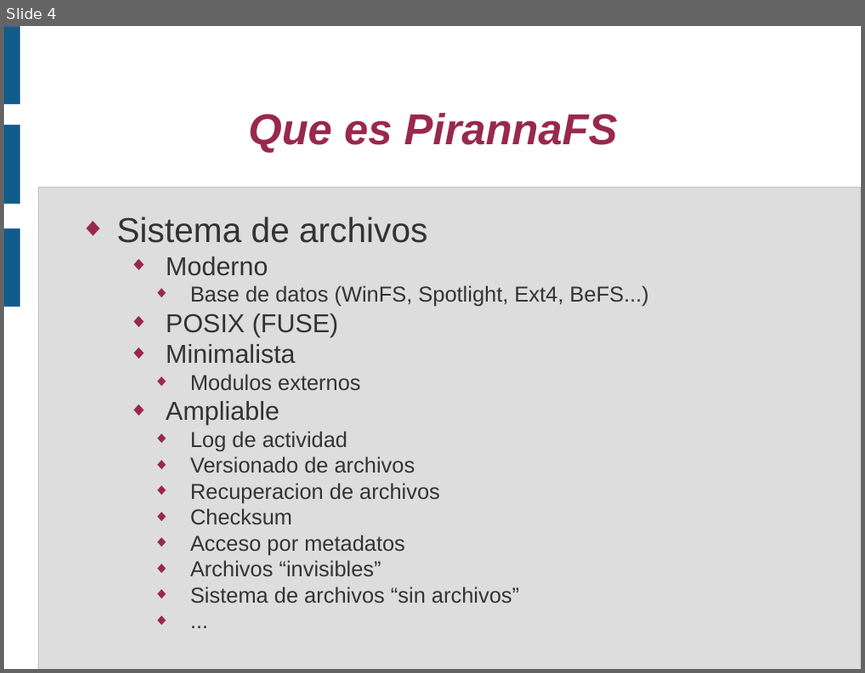
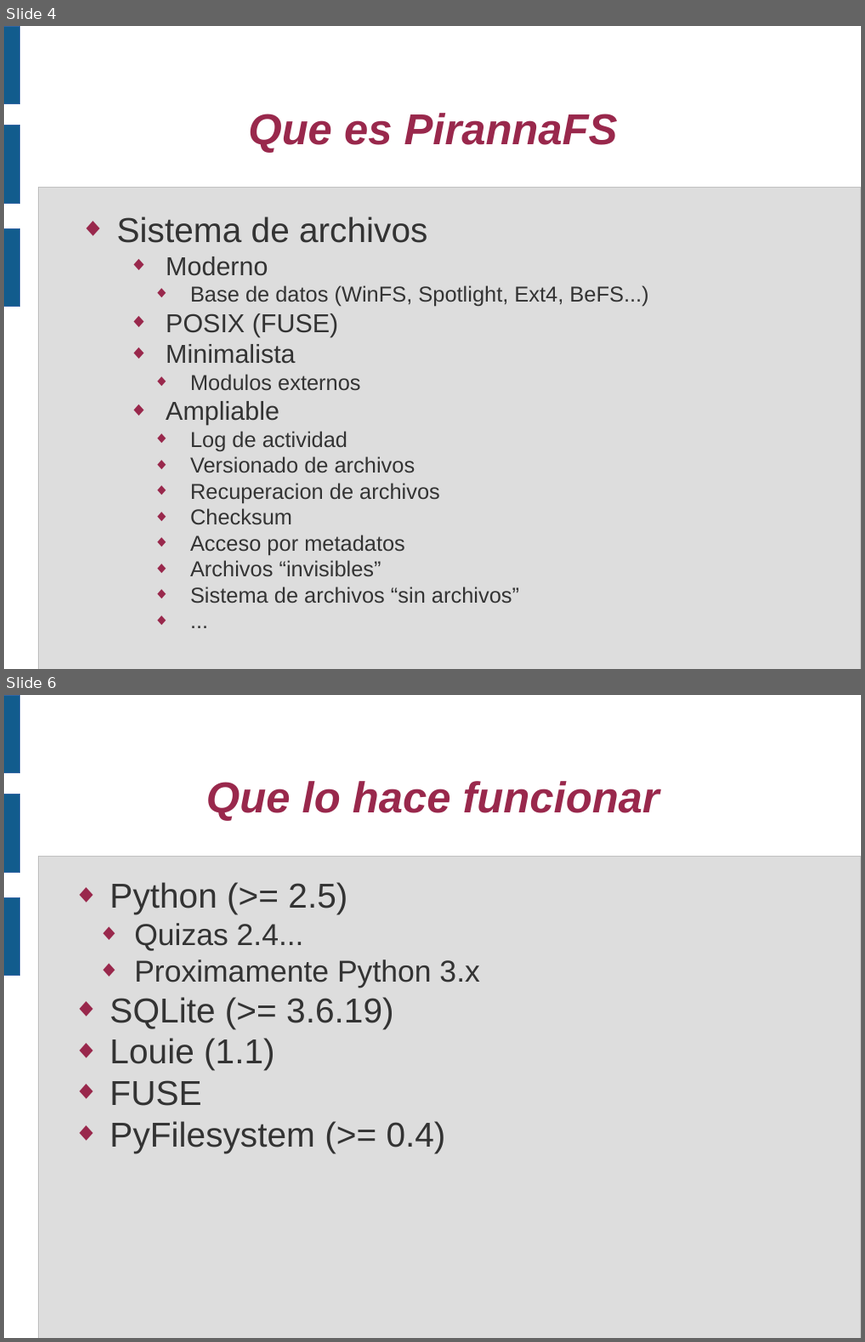
Before and after one commit to piranna/PirannaFS, a slide deck: doc/Presentacion V CUSL/PirannaFS.odp. Shown one above the other, each under a label of ours: slide 4 before the commit, slides 4 and 6 after it; the slides between them are not shown. The pictures are 865x673 and 865x1342 pixels, drawn with LibreOffice and Linux fonts; fonts in the diff are those of the drawing. Boxes give left, top, right and bottom in pixels: in the first picture for what was removed or moved away, otherwise in the second. Text is boxed around its words. In the diff, an @@ line names an element or a change of style, - is before the commit and + after.

```diff
--- a/doc/Presentacion V CUSL/PirannaFS.odp
+++ b/doc/Presentacion V CUSL/PirannaFS.odp
@@ slide 6 added at (x1=4, y1=695, x2=861, y2=1338), background #FFFFFF; not listed: 4 template elements that a slide beside it also shows @@
@@ title added at (x1=206, y1=781, x2=659, y2=821), 40 pt, text #99284C, bold, italic @@
+Que lo hace funcionar
@@ text added at (x1=109, y1=882, x2=479, y2=1153), 32 pt, text #333333 @@
+◆ Python (>= 2.5)
+  ◆ Quizas 2.4...
+  ◆ Proximamente Python 3.x
+◆ SQLite (>= 3.6.19)
+◆ Louie (1.1)
+◆ FUSE
+◆ PyFilesystem (>= 0.4)
```
Also in this commit, not shown: 3 slides changed, 11 other slides added.
